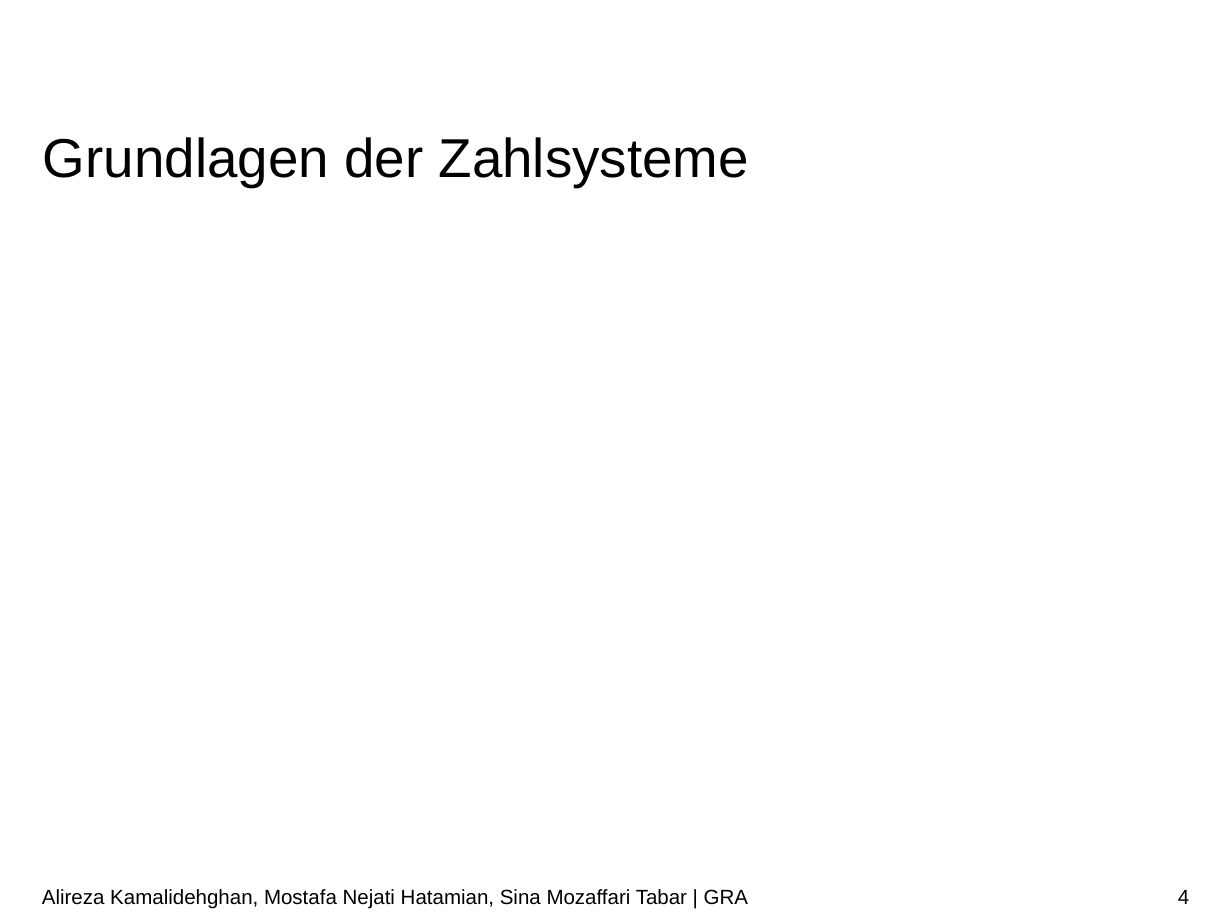
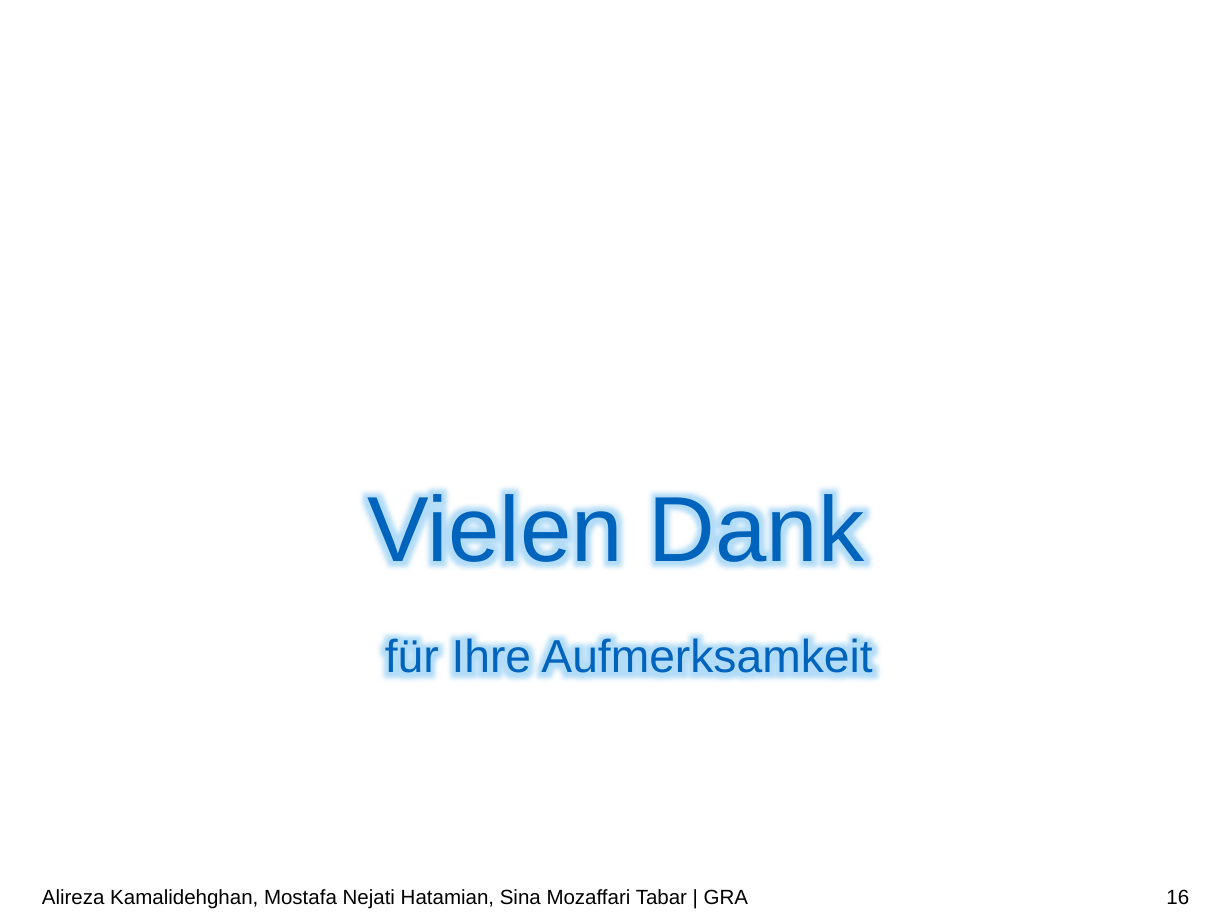
Before and after one commit to ARKamaliD/bm1pi-conversion, a slide deck: slide 16 of Vortrag/Vortrag.pptx (slide 4 before the commit). Drawn at 1232x924 pixels with LibreOffice and Linux fonts; fonts in the diff are those of the drawing; background and template pictures are left out. Boxes give left, top, right and bottom in pixels: in the first picture for what was removed or moved away, otherwise in the second. Text is boxed around its words. In the diff, an @@ line names an element or a change of style, - is before the commit and + after.

```diff
--- a/Vortrag/Vortrag.pptx
+++ b/Vortrag/Vortrag.pptx
@@ title removed at bbox=[43, 137, 749, 187] @@
-Grundlagen der Zahlsysteme
@@ text added at bbox=[368, 488, 872, 682], 27 pt, text #0064BD @@
+Vielen Dank
+für Ihre Aufmerksamkeit
@@ page number at bbox=[1166, 889, 1189, 905]: text changed @@
-4
+16
```
Also in this commit, not shown: 7 other slides changed, 4 slides added, 2 slides removed.
